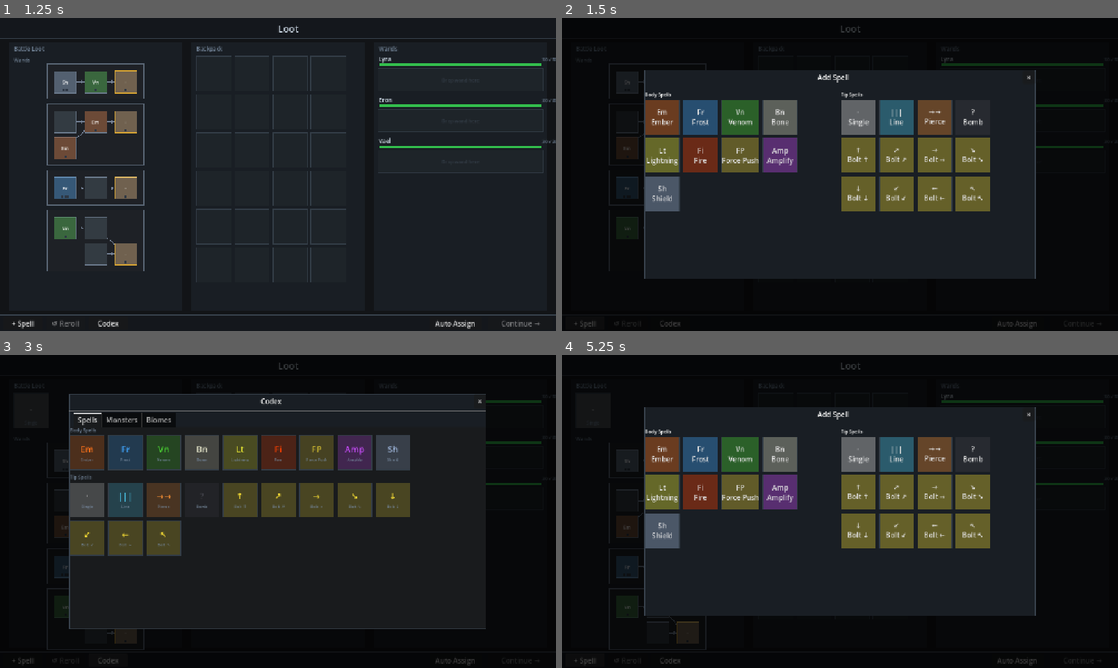
Above: before the commit, frames 1-4 (two rows, left to right).
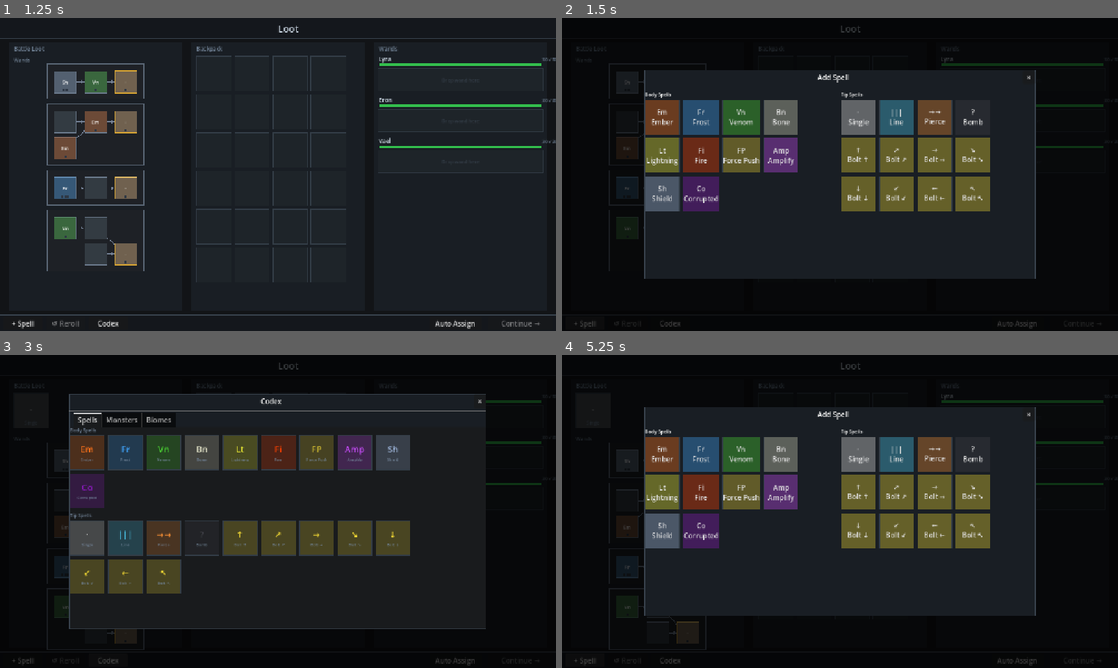
Above: after the commit, the same moments.

Repository: MoYapro/magic-monster-battle
Game: Godot game, scene res://scenes/world/path_selection_screen.tscn
Same seed, same stepped clock (60 frames per second), same inputs: the game is played once before the commit and once after it.
Inputs (mouse positions are in pixels of both pictures, inside the frame that each line leads up to):
- Up to frame 1 (1.25 s): tap Enter at 0.5 s; move the mouse to (400, 158) at 0.52 s; tap Z at 0.6 s; click (400, 158) at 0.67 s
- Up to frame 2 (1.5 s): click "+ Spell" at 1.25 s
- Up to frame 3 (3 s): click "· Single" at 2 s; click "Codex" at 2.75 s
- Up to frame 4 (5.25 s): click "Auto Assign" at 3.5 s; click "×" at 4.25 s; click "+ Spell" at 5 s

Frame 1 is identical in both runs. In frame 2, 1.4% of the frame differs, in the area x 21-43%, y 26-62%; in frame 3, 13%, in the area x 12-74%, y 38-77%; in frame 4, 1.4%.

Commit message:
add corruption spell mod

Diff:
--- a/scripts/battle/actions/action_zap_wand.gd
+++ b/scripts/battle/actions/action_zap_wand.gd
@@ -90,7 +90,12 @@
 		state: BattleState, setup: BattleSetup, ev: CastEvent, pattern: Array[Vector2i],
 		push_dir: Vector2i = Vector2i(1, 0), bounce_dir: Vector2i = Vector2i.ZERO) -> void:
 	var hit_ids: Dictionary = {}
-	for cell: Vector2i in EnemyGrid.get_hit_cells(target_cell, pattern):
+	var hit_cells: Array[Vector2i] = []
+	if ev.corrupted and pattern.size() > 1:
+		hit_cells.append(target_cell)
+	else:
+		hit_cells = EnemyGrid.get_hit_cells(target_cell, pattern)
+	for cell: Vector2i in hit_cells:
 		var eid: String = setup.get_occupant_at(cell, state)
 		if eid.is_empty() or hit_ids.has(eid):
 			continue
@@ -130,17 +135,33 @@
 					effect.get("distance", 1), effect.get("damage", 0), push_dir)
 
 
+func _consume_status_stacks(state: BattleState, eid: String) -> int:
+	if not state.enemy_statuses.has(eid):
+		return 0
+	var bonus := 0
+	var kept: Array[StatusData] = []
+	for status: StatusData in state.enemy_statuses[eid]:
+		if (status is StatusFire or status is StatusPoison or status is StatusWet) and status.stacks > 0:
+			bonus += status.stacks
+		else:
+			kept.append(status)
+	state.enemy_statuses[eid] = kept
+	return bonus
+
+
 func _apply_damage_to_enemy(
 		state: BattleState, setup: BattleSetup, eid: String,
 		ev: CastEvent, push_dir: Vector2i) -> void:
-	var remaining := _absorb_armor(state, eid, ev.total_damage)
+	var bonus := _consume_status_stacks(state, eid) if ev.corrupted else 0
+	var total := ev.total_damage + bonus
+	var remaining := _absorb_armor(state, eid, total)
 	remaining = _absorb_enemy_shield(state, eid, remaining)
 	state.enemy_hp[eid] -= remaining
 	if state.enemy_hp[eid] <= 0:
 		state.kill_enemy(eid)
 		_apply_on_kill_effects(state, ev)
 	else:
-		_apply_on_hit_effects(state, setup, eid, ev.on_hit_effects, ev.total_damage, push_dir)
+		_apply_on_hit_effects(state, setup, eid, ev.on_hit_effects, total, push_dir)
 
 
 func _score_bounce_candidate(target: Vector2i, from: Vector2i, bounce_dir: Vector2i) -> int:
--- a/scripts/battle/cast_event.gd
+++ b/scripts/battle/cast_event.gd
@@ -12,6 +12,7 @@
 var mana_refund: int
 var zap_mana_cost: int = 0  # total mana spent firing this zap; used by on_kill_effects
 var bounces: int = 0  # number of additional targets to chain to after initial hit
+var corrupted: bool = false  # consume existing status stacks on target as bonus damage
 
 # BACKFIRE fields
 var backfire_damage: int
--- a/scripts/battle/spell_registry.gd
+++ b/scripts/battle/spell_registry.gd
@@ -18,6 +18,7 @@
 		# Modifiers
 		SpellAmplify.create(),
 		SpellShield.create(),
+		SpellCorrupted.create(),
 	]
 
 
--- /dev/null
+++ b/scripts/battle/spells/spell_corrupted.gd
@@ -0,0 +1,9 @@
+class_name SpellCorrupted
+
+static func create() -> SpellData:
+	var s := SpellData.new("Corrupted", "Co", ["corrupted"], Color(0.55, 0.10, 0.75), [], "", 0, 1,
+			"Converts the on-hit status effects of the next spell into immediate damage.")
+	s.spell_id = "corrupted"
+	s.spell_type = "modifier"
+	s.modifier_effect = {"type": "corrupted"}
+	return s
--- a/scripts/battle/spells/spell_ember.gd
+++ b/scripts/battle/spells/spell_ember.gd
@@ -2,7 +2,7 @@
 
 static func create() -> SpellData:
 	var s := SpellData.new("Ember", "Em", ["fire"], Color(1.00, 0.45, 0.10), [], "", 3, 1,
-			"Burns enemies with scorching fire.")
+			"Deals damage and applies fire stacks equal to the damage dealt.")
 	s.spell_id = "ember"
 	s.spell_type = "projectile"
 	s.on_hit_effects = [{"type": "fire", "stacks_from_damage": true}]
--- a/scripts/battle/spells/spell_fire_catalyst.gd
+++ b/scripts/battle/spells/spell_fire_catalyst.gd
@@ -2,7 +2,7 @@
 
 static func create() -> SpellData:
 	var s := SpellData.new("Fire", "Fi", ["fire"], Color(1.00, 0.25, 0.00), [], "", 2, 1,
-			"Channels fire to catalyze reactions, or burns on its own.")
+			"Deals damage and applies 3 fire stacks, or fuses with adjacent spells at the alchemy table.")
 	s.spell_id = "fire_catalyst"
 	s.spell_type = "catalyst"
 	s.on_hit_effects = [{"type": "fire", "stacks": 3}]
--- a/scripts/battle/spells/spell_lightning.gd
+++ b/scripts/battle/spells/spell_lightning.gd
@@ -2,7 +2,7 @@
 
 static func create() -> SpellData:
 	var s := SpellData.new("Lightning", "Lt", ["lightning"], Color(0.95, 0.95, 0.20), [], "", 2, 1,
-			"Strikes with electric force, stunning the target.")
+			"Strikes the target and chains to one additional enemy.")
 	s.spell_id = "lightning"
 	s.spell_type = "projectile"
 	s.on_hit_effects = [{"type": "bounce", "per_cast": 1}]
--- a/scripts/battle/spells/spell_venom.gd
+++ b/scripts/battle/spells/spell_venom.gd
@@ -2,7 +2,7 @@
 
 static func create() -> SpellData:
 	var s := SpellData.new("Venom", "Vn", ["poison"], Color(0.30, 0.85, 0.20), [], "", 2, 1,
-			"Poisons enemies with toxic venom.")
+			"Deals damage and applies poison stacks equal to the damage dealt.")
 	s.spell_id = "venom"
 	s.spell_type = "projectile"
 	s.on_hit_effects = [{"type": "poison", "stacks_from_damage": true}]
--- a/scripts/battle/wand_evaluator.gd
+++ b/scripts/battle/wand_evaluator.gd
@@ -14,6 +14,9 @@
 static func evaluate(spells: Array[SpellData], zap_mana_cost: int = 0) -> Array[CastEvent]:
 	var events: Array[CastEvent] = []
 	var pending_mods: Array[Dictionary] = []
+	var last_spell: SpellData = null
+	var last_count := 0
+	var last_pre_mods: Array[Dictionary] = []
 	var i := 0
 	while i < spells.size():
 		var spell: SpellData = spells[i]
@@ -24,9 +27,16 @@
 			var count := 1
 			while i + count < spells.size() and spells[i + count].spell_id == spell.spell_id:
 				count += 1
+			last_spell = spell
+			last_count = count
+			last_pre_mods = pending_mods.duplicate()
 			events.append(_make_projectile(spell, pending_mods, count, zap_mana_cost))
 			pending_mods = []
 			i += count
+	# Trailing modifiers (after the last spell group) apply back to that group
+	if not pending_mods.is_empty() and last_spell != null:
+		var combined: Array[Dictionary] = last_pre_mods + pending_mods
+		events[events.size() - 1] = _make_projectile(last_spell, combined, last_count, zap_mana_cost)
 	return events
 
 
@@ -48,13 +58,24 @@
 	for effect: Dictionary in ev.on_hit_effects:
 		var effect_type: String = effect.get("type", "")
 		if effect.has("distance_per_cast"):
-			effect["distance"] = count * effect.get("distance_per_cast", 1)
-			effect["damage"] = ev.total_damage
-			effect.erase("distance_per_cast")
-			resolved_effects.append(effect)
+			if ev.corrupted:
+				pass  # push consumed; no damage since collision damage is unknown at this stage
+			else:
+				effect["distance"] = count * effect.get("distance_per_cast", 1)
+				effect["damage"] = ev.total_damage
+				effect.erase("distance_per_cast")
+				resolved_effects.append(effect)
 		elif effect_type == "bounce":
 			var per_cast: int = effect.get("per_cast", 1)
-			ev.bounces += per_cast * count
+			if ev.corrupted:
+				ev.total_damage += per_cast * count * ev.total_damage
+			else:
+				ev.bounces += per_cast * count
+		elif effect_type == "push":
+			if ev.corrupted:
+				ev.total_damage += effect.get("damage", 0)
+			else:
+				resolved_effects.append(effect)
 		elif effect_type == "shield" and count > 1:
 			var scaled := 1
 			var base: int = effect.get("amount", 10)
@@ -76,3 +97,16 @@
 			ev.on_hit_effects.append(mod.get("effect", {}))
 		"mana_refund":
 			ev.mana_refund += mod.get("amount", 0)
+		"corrupted":
+			ev.corrupted = true
+			var bonus := 0
+			var kept: Array[Dictionary] = []
+			for effect: Dictionary in ev.on_hit_effects:
+				if effect.get("stacks_from_damage", false):
+					bonus += ev.total_damage
+				elif effect.has("stacks"):
+					bonus += effect.get("stacks", 0)
+				else:
+					kept.append(effect)
+			ev.total_damage += bonus
+			ev.on_hit_effects = kept
Not shown, added: scripts/battle/spells/spell_corrupted.gd.uid
